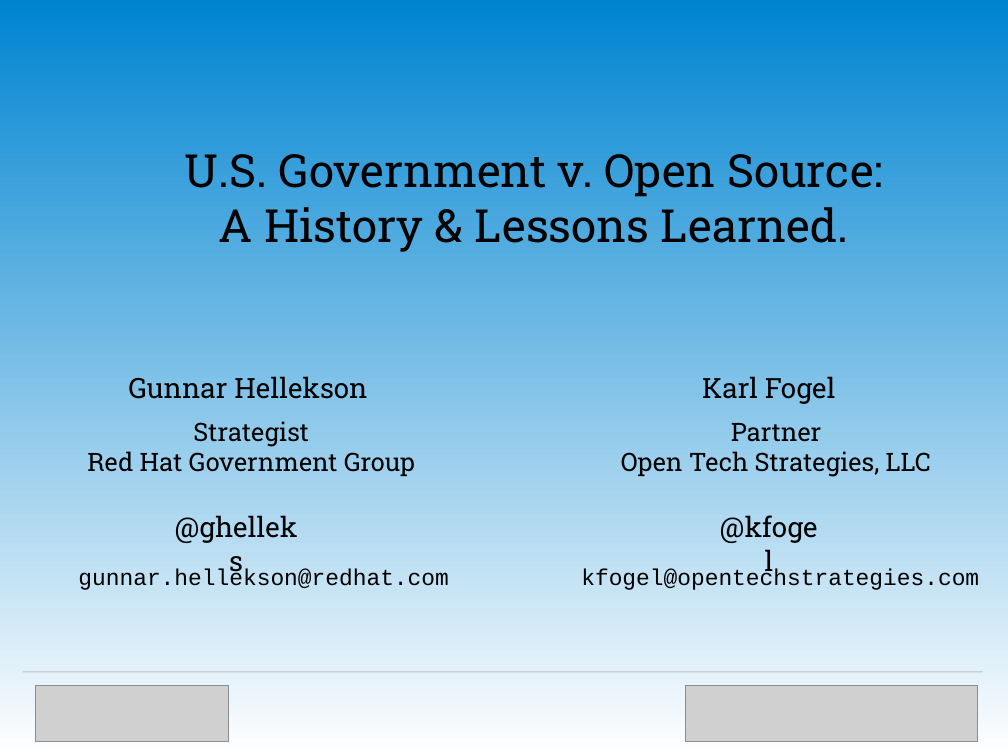
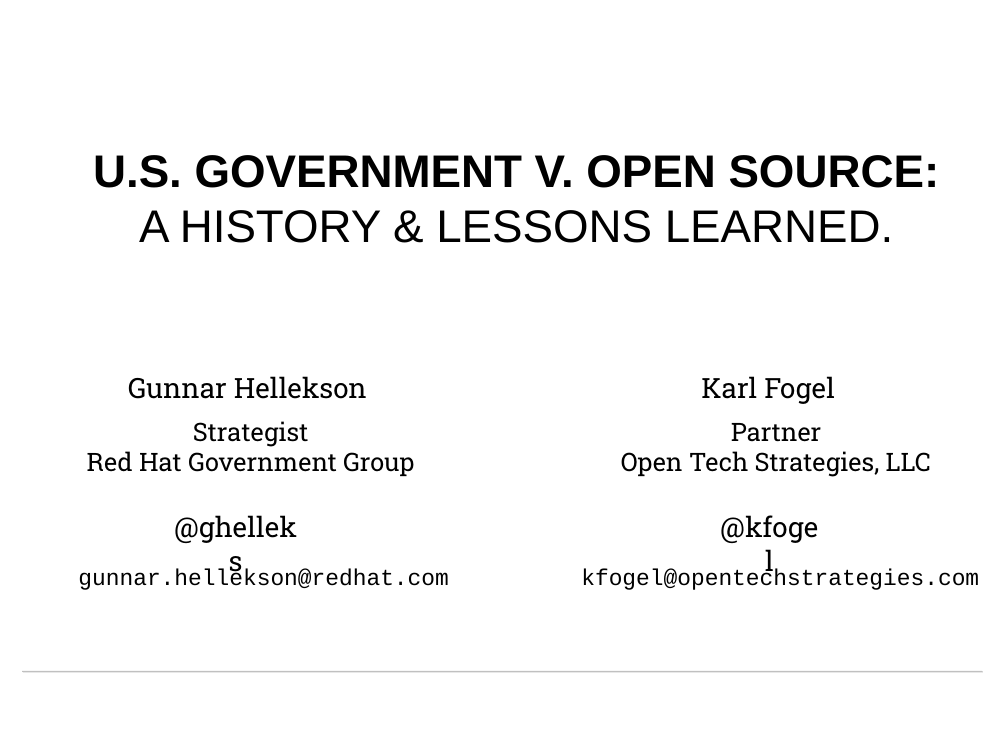
Before and after one commit to OpenTechStrategies/timelines, a slide deck: slide 1 of us-govt-open-source.odp. Drawn at 1008x756 pixels with LibreOffice and Linux fonts; fonts in the diff are those of the drawing; grey boxes stand for pictures; background and template pictures are left out. Boxes give left, top, right and bottom in pixels: in the first picture for what was removed or moved away, otherwise in the second. Text is boxed around its words. In the diff, an @@ line names an element or a change of style, - is before the commit and + after.

```diff
--- a/us-govt-open-source.odp
+++ b/us-govt-open-source.odp
@@ background gradient #0084D1 to #FFFFFF to #FFFFFF @@
@@ text at (93,155,940,243): text changed; font Roboto Slab to Arial; bold on @@
-U.S. Government v. Open Source:
-A History & Lessons Learned.
+U.S. GOVERNMENT V. OPEN SOURCE:
+A HISTORY & LESSONS LEARNED.
@@ line added from (22, 672) to (982, 672), #C0C0C0 0.71 pt @@
@@ picture removed at (36,686,229,742) @@
@@ picture removed at (686,686,978,742) @@
```
Also in this commit, not shown: 7 other slides changed, 13 slides added, 29 slides removed, 3 other files.
